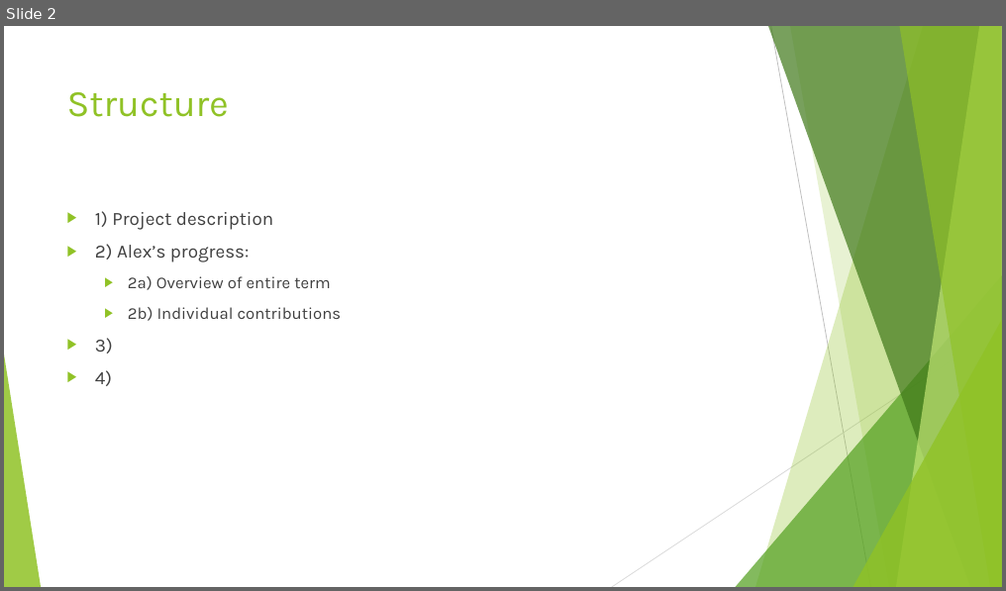
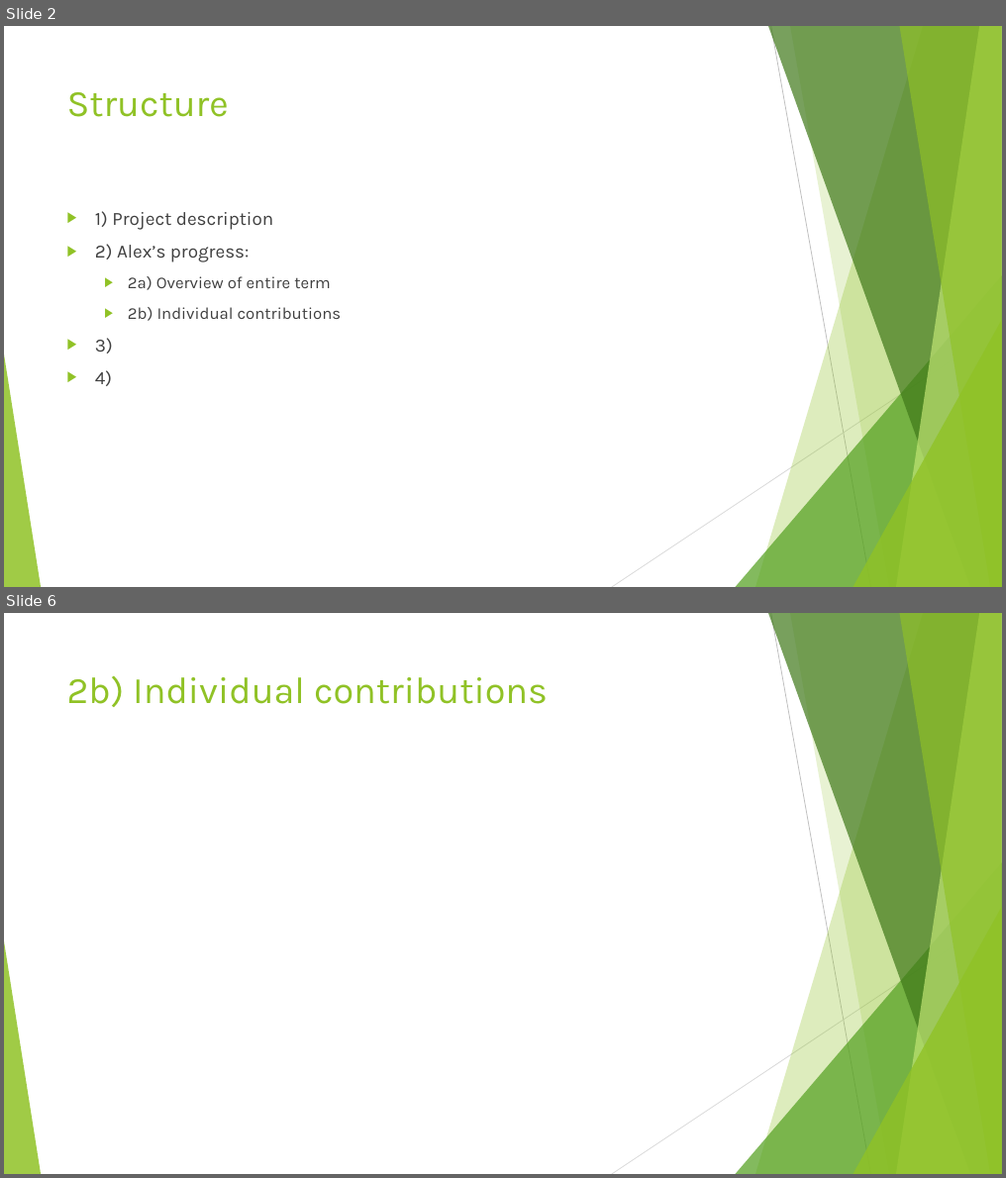
Before and after one commit to AlexDCraig/senior-capstone-project, a slide deck: progressreport.pptx. Shown one above the other, each under a label of ours: slide 2 before the commit, slides 2 and 6 after it; the slides between them are not shown. The pictures are 1006x591 and 1006x1178 pixels, drawn with LibreOffice and Linux fonts; fonts in the diff are those of the drawing. Boxes give left, top, right and bottom in pixels: in the first picture for what was removed or moved away, otherwise in the second. Text is boxed around its words. In the diff, an @@ line names an element or a change of style, - is before the commit and + after.

```diff
--- a/progressreport.pptx
+++ b/progressreport.pptx
@@ slide 6 added at (x1=4, y1=613, x2=1002, y2=1174), background #FFFFFF; not listed: 10 template elements that a slide beside it also shows @@
@@ title added at (x1=67, y1=676, x2=548, y2=707), 36 pt, text #90C226 @@
+2b) Individual contributions
```
Also in this commit, not shown: 1 slide changed, 2 other slides added.
